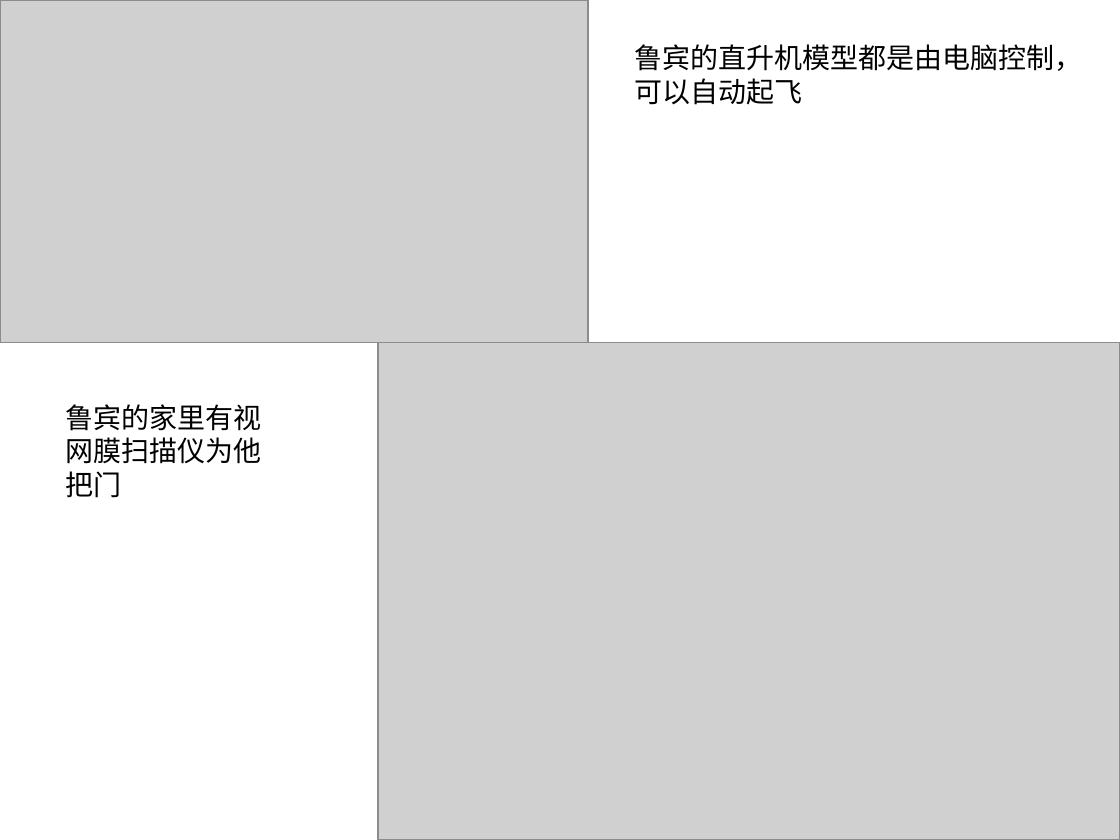
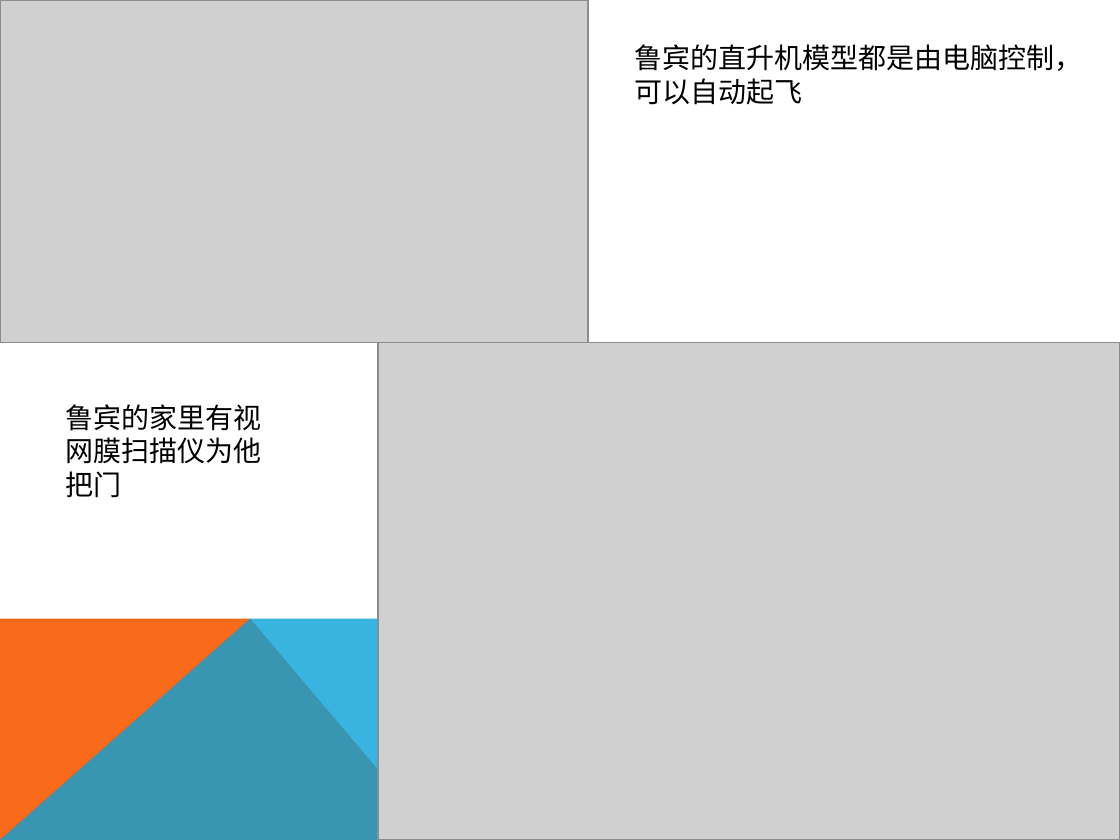
Before and after one commit to nomouse/note, a slide deck: slide 10 of Android/Android入门.pptx (slide 5 before the commit). Drawn at 1120x840 pixels with LibreOffice and Linux fonts; fonts in the diff are those of the drawing; grey boxes stand for pictures. Boxes give left, top, right and bottom in pixels: in the first picture for what was removed or moved away, otherwise in the second. Text is boxed around its words. In the diff, an @@ line names an element or a change of style, - is before the commit and + after.

```diff
--- a/Android/Android入门.pptx
+++ b/Android/Android入门.pptx
@@ freeform shape added at [0,618,438,840], fill #F96A1B @@
@@ freeform shape added at [0,618,1120,840], fill #08A1D9 at 80% opacity @@
```
Also in this commit, not shown: 9 other slides changed, 6 slides added, 1 slide removed, 22 other files.
